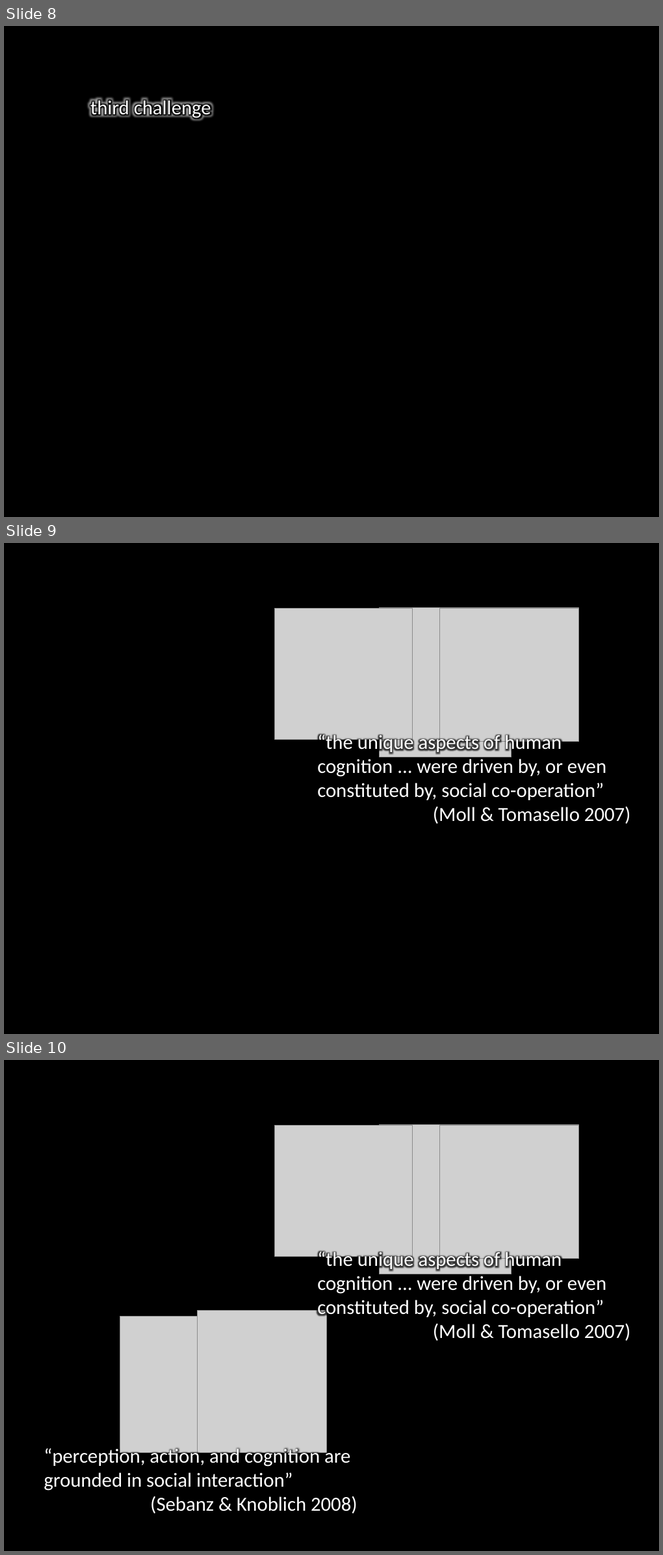
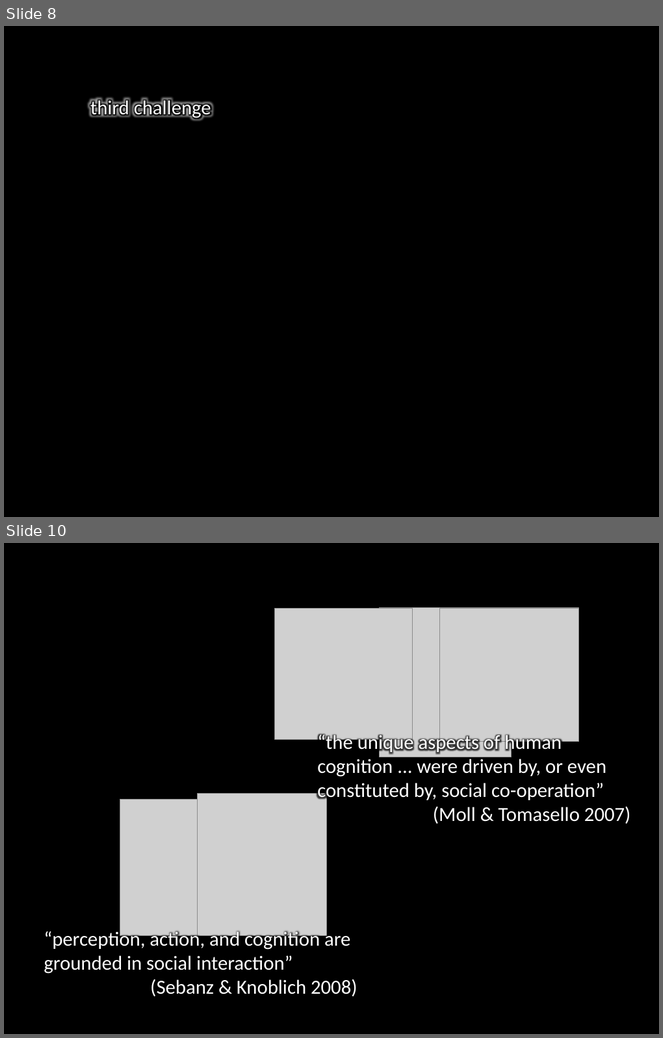
Before and after one commit to butterfill/lecture_mindreading_joint_action_philosophical_tools, a slide deck: lecture01/lecture01.ppt.pptx. Shown one above the other, each under a label of ours: slides 8, 9 and 10 before the commit, slides 8 and 10 after it; the slides between them are not shown. The pictures are 663x1555 and 663x1038 pixels, drawn with LibreOffice and Linux fonts; fonts in the diff are those of the drawing; grey boxes stand for pictures; background and template pictures are left out. Boxes give left, top, right and bottom in pixels: in the first picture for what was removed or moved away, otherwise in the second. Text is boxed around its words. In the diff, an @@ line names an element or a change of style, - is before the commit and + after.

Commit message:
working on lecture 01

```diff
--- a/lecture01/lecture01.ppt.pptx
+++ b/lecture01/lecture01.ppt.pptx
@@ slide 9 removed at (4,543,659,1034), background #000000 @@
@@ picture removed at (274,608,412,739) @@
@@ picture removed at (380,608,511,757) @@
@@ picture removed at (440,608,579,741) @@
@@ text removed at (317,732,631,824) @@
-“the unique aspects of human cognition ... were driven by, or even constituted by, social co-operation”
-(Moll & Tomasello 2007)
```
Also in this commit, not shown: 2 slides added, 2 other files.
